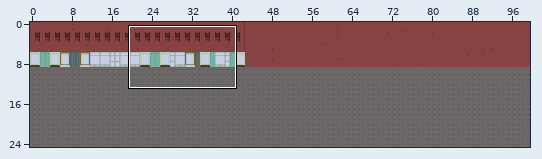
Tiled map -- maps/ep1s2.tmx. The picture above shows the old version from afar; the outline marks the close-up.
Close-up. Earlier state:
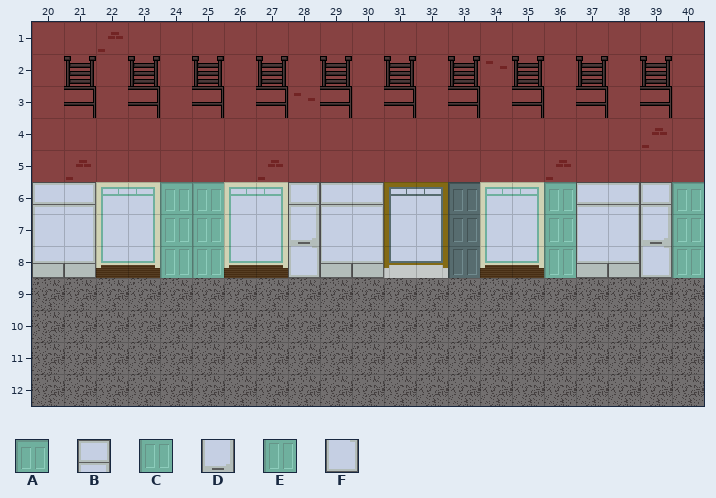
Cells are 32x32 px. Shown: x 20..40, y 1..12. The commit also changed other parts of the map, which this record leaves out.
Key: from "Store Front": A 2, B 5, C 12, D 15, E 22, F 25.
_ is an empty cell.
Layers that did not change in this view are not listed.
Layer "Tile Layer 4" before, first column x 20:
 1 _____________________
 2 _____________________
 3 _____________________
 4 _____________________
 5 _____________________
 6 ___________________BA
 7 ___________________DC
 8 ___________________FE
 9 _____________________
10 _____________________
11 _____________________
12 _____________________
New version:
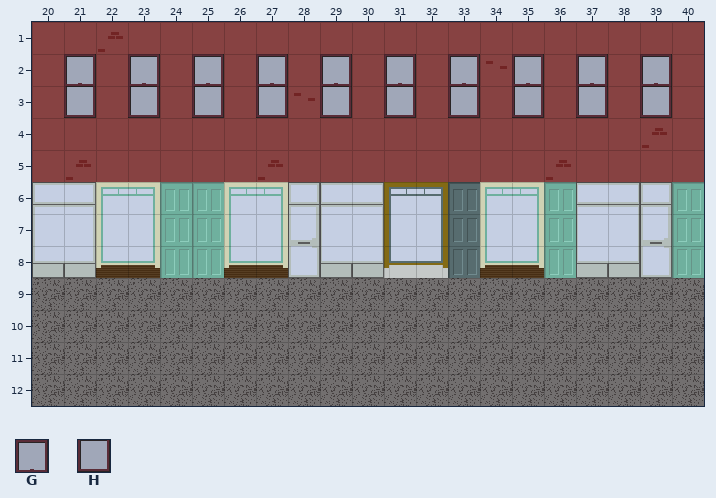
Further tiles: from "Wall": G 40, H 50.
Changes in this commit:
Layer "Tile Layer 4":
Tile G is added in row 2 at x 21, 23, 25, 27, 29, 31, 33, 35, 37 and 39.
Tile H is added in row 3 at x 21, 23, 25, 27, 29, 31, 33, 35, 37 and 39.
